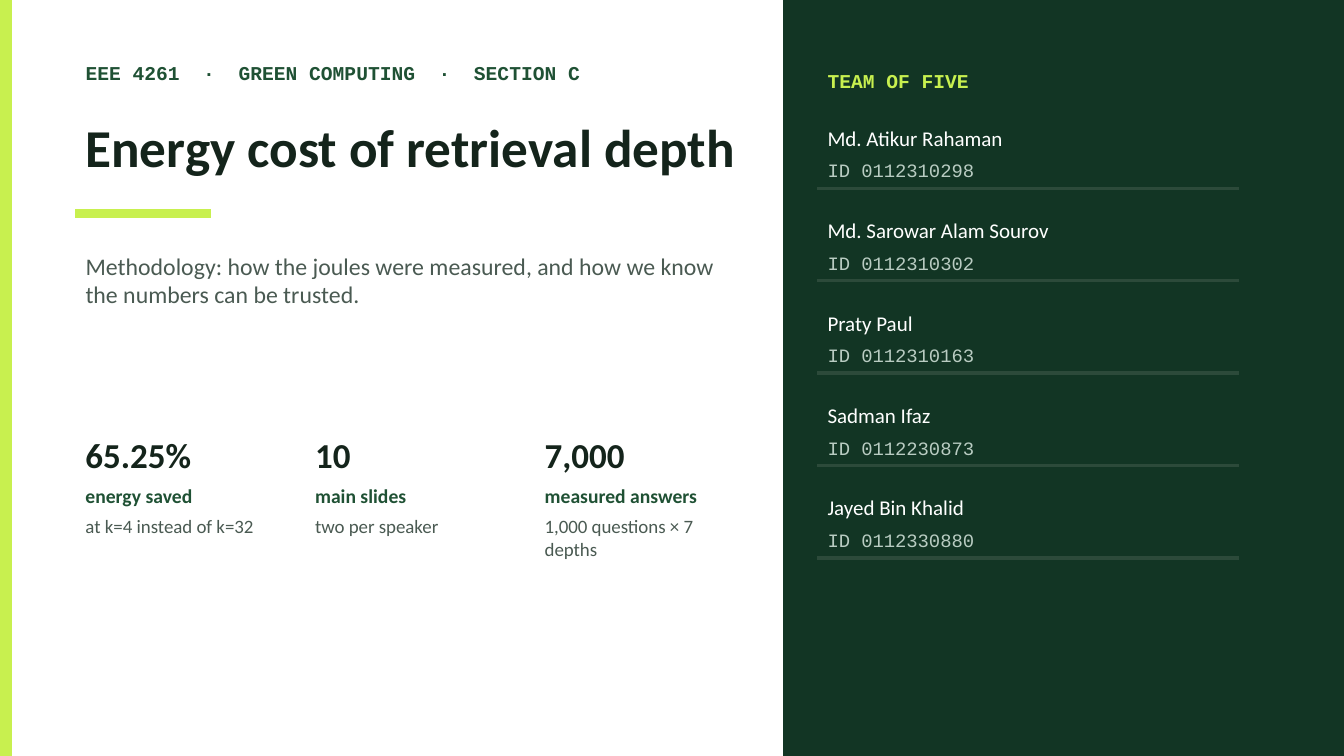
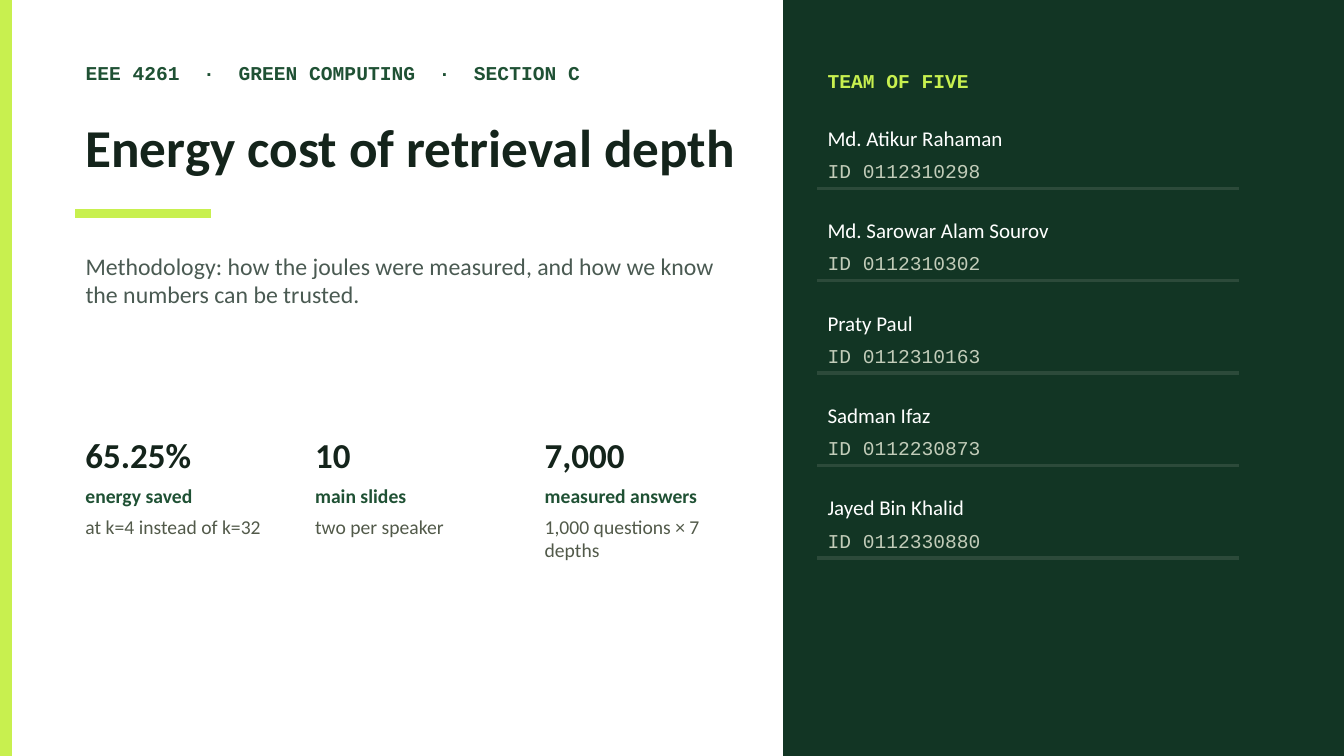
Before and after one commit to Atik203/energy-optimal-rag, a slide deck: slide 1 of Slides/Energy_Methodology_Presentation.pptx. Drawn at 1344x756 pixels with LibreOffice and Linux fonts; fonts in the diff are those of the drawing. Boxes give left, top, right and bottom in pixels: in the first picture for what was removed or moved away, otherwise in the second. Text is boxed around its words. In the diff, an @@ line names an element or a change of style, - is before the commit and + after.

```diff
--- a/Slides/Energy_Methodology_Presentation.pptx
+++ b/Slides/Energy_Methodology_Presentation.pptx
@@ size 13.5 to 14 pt, text colour #4A5A52 to #525A4A in 3 elements at bbox=[545, 520, 699, 560], bbox=[85, 520, 261, 534], bbox=[315, 520, 444, 537] @@
@@ size 13.5 to 14 pt, text colour #B9CCC2 to #C2CCB9 in 5 elements at bbox=[828, 165, 981, 178], bbox=[828, 257, 981, 270], bbox=[828, 350, 981, 363], bbox=[828, 442, 981, 455], bbox=[828, 535, 981, 548] @@
```
Also in this commit, not shown: 6 other slides changed, 22 other files.
